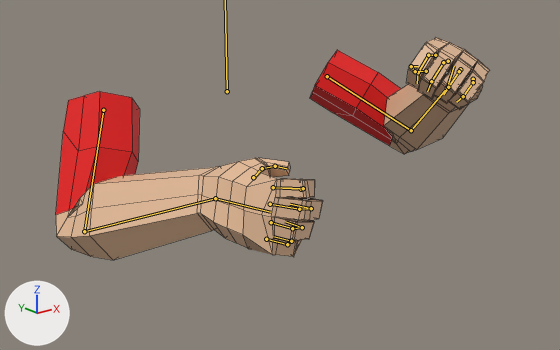
The FBX model Models/LowPolyArms/FBX/armsJump.fbx as it was, and as the next commit left it.
Camera for both pictures: a 50 mm camera at (-1.352, -1.951, 0.47) aimed at (-0.071, -0.35, -0.17). Every picture has the same lights, and +X, +Y and +Z are marked at lower left. Both versions are drawn at frame 6 of the action 'Scene'; the numbers are the values there. The bones that bend it are drawn over the model as lines. Mesh edges are drawn as thin lines.

Names of what the first picture shows: 'PlayerArmsModel'.
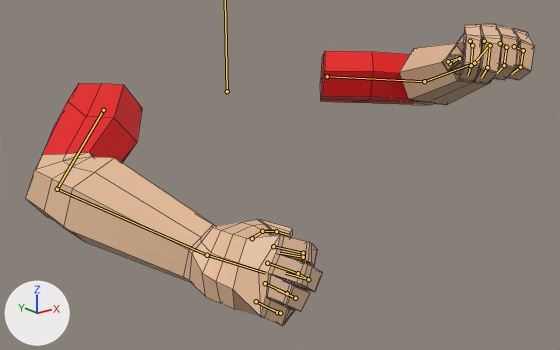
Boxes (x1, y1, x2, y2) around the edits, measured in the pictures (560 x 350 px):
```json
{"object": "PlayerArmsModel", "change": "posed", "before": [56, 37, 489, 260], "after": [25, 24, 534, 326], "on screen": "18% wider, 35% taller"}
{"bone": "Bicep.L", "before": "(327, 76) to (411, 130)", "after": "(327, 76) to (424, 81)"}
{"bone": "ForeArm.L", "before": "(411, 130) to (447, 88)", "after": "(424, 81) to (474, 63)"}
{"bone": "Palm.L", "before": "(447, 88) to (454, 66)", "after": "(474, 63) to (491, 43)"}
{"bone": "Bicep.R", "before": "(103, 110) to (84, 231)", "after": "(103, 110) to (57, 189)"}
{"bone": "ForeArm.R", "before": "(84, 231) to (215, 198)", "after": "(57, 189) to (207, 255)"}
{"bone": "Palm.R", "before": "(215, 198) to (270, 212)", "after": "(207, 255) to (265, 273)"}
```

Scene script edits in JSON lines:
```json
{"block": "bone_bicep_l", "where": "bone_bicep_l = bpy.data.objects['HumanFPS'].pose.bones['Bicep.L']  # child of 'Root'"}
{"op": "set", "path": "bone_bicep_l.rotation_quaternion", "old": "(0.861, 0.329, -0.145, -0.359)", "new": "(0.93, 0.32, -0.157, -0.09)", "note": "degrees (42, -1, -46) -> degrees (40, -14, -16)"}
{"block": "bone_forearm_l", "where": "bone_forearm_l = bpy.data.objects['HumanFPS'].pose.bones['ForeArm.L']  # child of 'Bicep.L'"}
{"op": "set", "path": "bone_forearm_l.rotation_quaternion", "old": "(0.728, 0.684, -0.009, -0.045)", "new": "(0.772, 0.634, -0.009, -0.043)", "note": "degrees (86, 3, -5) -> degrees (79, 2, -4)"}
{"block": "bone_palm_l", "where": "bone_palm_l = bpy.data.objects['HumanFPS'].pose.bones['Palm.L']  # child of 'ForeArm.L'"}
{"op": "set", "path": "bone_palm_l.rotation_quaternion", "old": "(0.994, 0.11, 0.0, -0.025)", "new": "(0.991, 0.098, 0.0, 0.092)", "note": "degrees (13, 0, -3) -> degrees (11, -1, 11)"}
{"block": "bone_bicep_r", "where": "bone_bicep_r = bpy.data.objects['HumanFPS'].pose.bones['Bicep.R']  # child of 'Root'"}
{"op": "set", "path": "bone_bicep_r.rotation_quaternion", "old": "(0.824, 0.233, -0.015, 0.516)", "new": "(0.899, 0.394, -0.101, 0.162)", "note": "degrees (22, -15, 61) -> degrees (45, -18, 13)"}
{"block": "bone_forearm_r", "where": "bone_forearm_r = bpy.data.objects['HumanFPS'].pose.bones['ForeArm.R']  # child of 'Bicep.R'"}
{"op": "set", "path": "bone_forearm_r.rotation_quaternion", "old": "(0.703, 0.711, 0.0, 0.0)", "new": "(0.87, 0.492, 0.0, 0.0)", "note": "degrees (91, 0, 0) -> degrees (59, 0, 0)"}
{"block": "bone_palm_r", "where": "bone_palm_r = bpy.data.objects['HumanFPS'].pose.bones['Palm.R']  # child of 'ForeArm.R'"}
{"op": "set", "path": "bone_palm_r.rotation_quaternion", "old": "(0.981, -0.16, 0.113, 0.011)", "new": "(0.94, 0.047, 0.324, -0.096)", "note": "degrees (-19, 13, -1) -> degrees (2, 38, -11)"}
```
